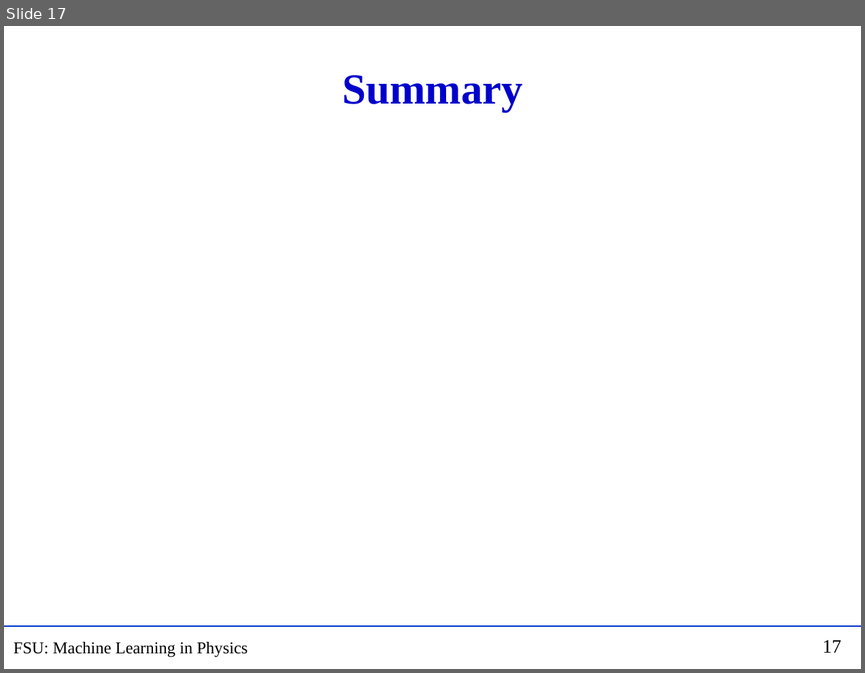
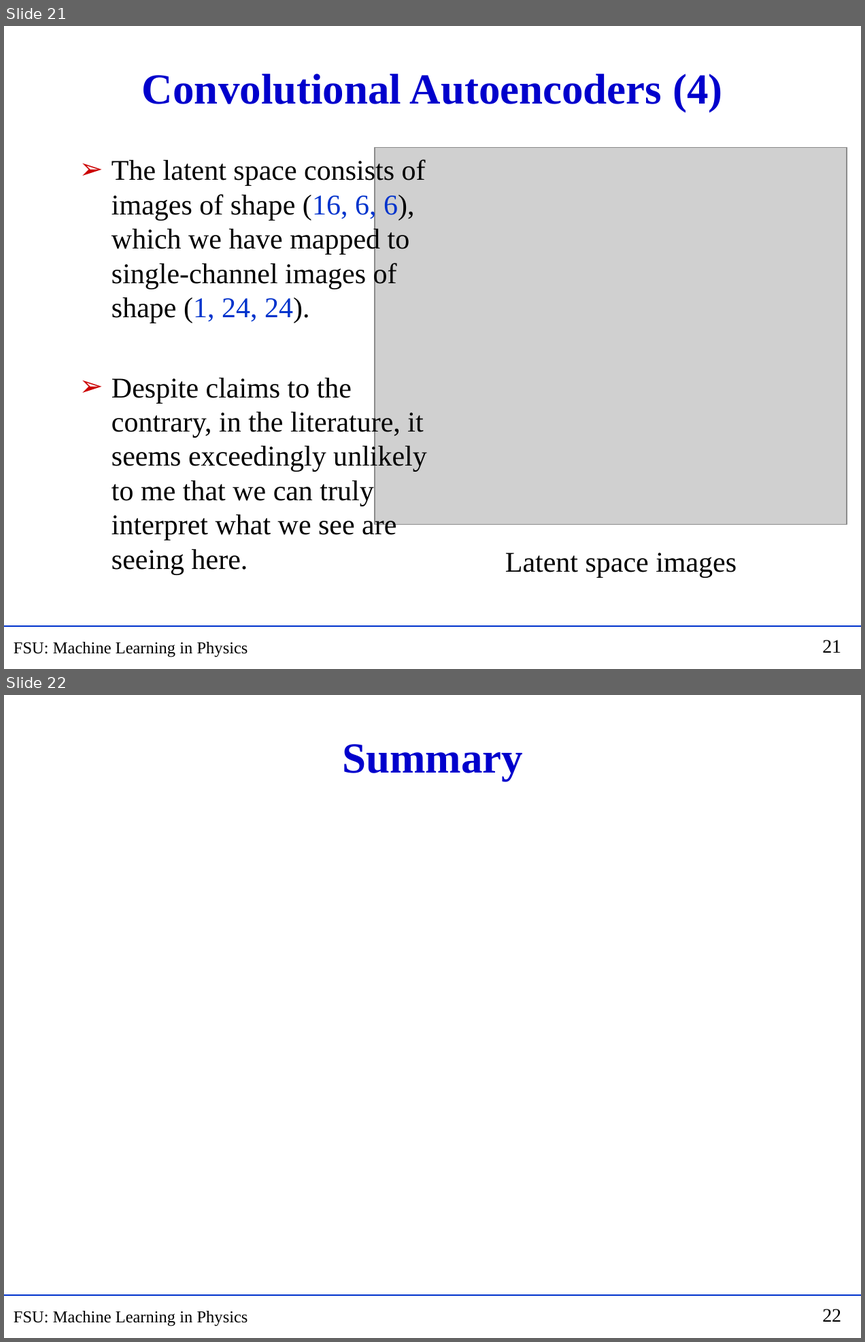
Before and after one commit to hbprosper/mlinphysics, a slide deck: Lectures/05.AE/Lecture_AE.pptx. Shown one above the other, each under a label of ours: slide 17 before the commit, slides 21 and 22 after it. The pictures are 865x673 and 865x1342 pixels, drawn with LibreOffice and Linux fonts; fonts in the diff are those of the drawing; grey boxes stand for pictures. Boxes give left, top, right and bottom in pixels: in the first picture for what was removed or moved away, otherwise in the second. Text is boxed around its words. In the diff, an @@ line names an element or a change of style, - is before the commit and + after.

```diff
--- a/Lectures/05.AE/Lecture_AE.pptx
+++ b/Lectures/05.AE/Lecture_AE.pptx
@@ slide 21 added at [4, 26, 861, 669], background #FFFFFF; not listed: 3 template elements that a slide beside it also shows @@
@@ title added at [142, 74, 722, 112], 36 pt, text #0000CC, bold @@
+Convolutional Autoencoders (4)
@@ picture added at [374, 148, 847, 524] @@
@@ text added at [111, 157, 427, 575], 24 pt, text #000000 @@
+➢ The latent space consists of images of shape (16, 6, 6),
+  which we have mapped to
+  single-channel images of
+  shape (1, 24, 24).
+➢ Despite claims to the contrary, in the literature, it seems exceedingly unlikely to me that we can truly interpret what we see are seeing here.
@@ text added at [505, 552, 736, 577], 24 pt, text #000000 @@
+Latent space images
@@ what was slide 17 is now slide 22 @@
@@ page number at [822, 1308, 841, 1321]: text changed @@
-17
+22
```
Also in this commit, not shown: 9 slides changed, 7 other slides added, 3 slides removed, 2 other files.
